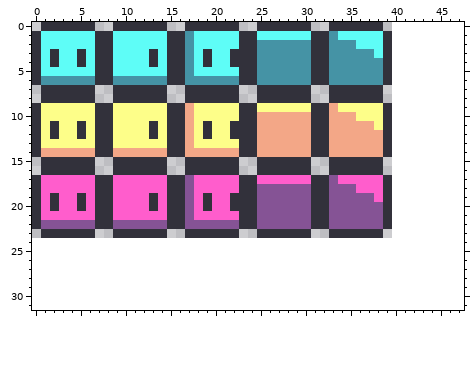
Edited in one commit: pixel-art sprite (Assets/Entities/player.png). This is how it looked before the edit.
The file is 240x144 pixels, drawn in blocks of 6x6; one block is one cell here. The old version is drawn lined up with the new one, on the new canvas.
And afterwards:
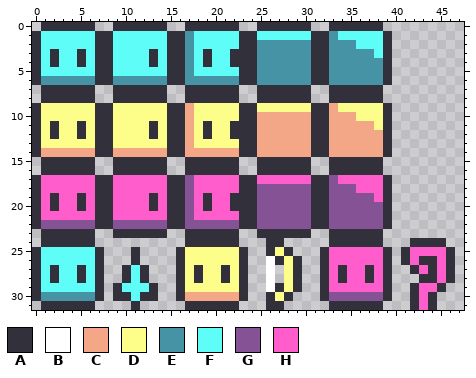
Palette (. is transparent): A #32313b  B #ffffff  C #f3a787  D #fdfe89  E #4593a5  F #5efdf7  G #855395  H #ff5dcc
The edit:
canvas 40x24 -> 48x32
y 24: x 1..6 ...... -> AAAAAA; x 17..22 ...... -> AAAAAA; x 26..27 .. -> AA; x 33..38 ...... -> AAAAAA; x 42..45 .... -> AAAA
y 25: x 0..7 ........ -> AFFFFFFA; x 11 . -> A; x 16..23 ........ -> ADDDDDDA; x 26..28 ... -> ADA; x 32..39 ........ -> AHHHHHHA; x 41..46 ...... -> AHHHHA
y 26: x 0..7 ........ -> AFFFFFFA; x 11 . -> A; x 16..23 ........ -> ADDDDDDA; x 26..29 .... -> BADA; x 32..39 ........ -> AHHHHHHA; x 41..46 ...... -> AHAAHA
y 27: x 0..7 ........ -> AFAFFAFA; x 10..12 ... -> AFA; x 16..23 ........ -> ADADDADA; x 26 . -> B; x 28..29 .. -> DA; x 32..39 ........ -> AHAHHAHA; x 42..46 ..... -> AHAHA
y 28: x 0..7 ........ -> AFAFFAFA; x 10..12 ... -> AFA; x 16..23 ........ -> ADADDADA; x 26 . -> B; x 28..29 .. -> DA; x 32..39 ........ -> AHAHHAHA; x 43..46 .... -> AAHA
y 29: x 0..7 ........ -> AFFFFFFA; x 9..13 ..... -> AFFFA; x 16..23 ........ -> ADDDDDDA; x 26..29 .... -> BADA; x 32..39 ........ -> AHHHHHHA; x 42..45 .... -> AHHA
y 30: x 0..7 ........ -> AEEEEEEA; x 9..13 ..... -> AAFAA; x 16..23 ........ -> ACCCCCCA; x 26..28 ... -> ADA; x 32..39 ........ -> AGGGGGGA; x 42..44 ... -> AHA
y 31: x 1..6 ...... -> AAAAAA; x 11 . -> A; x 17..22 ...... -> AAAAAA; x 26..27 .. -> AA; x 33..38 ...... -> AAAAAA; x 42..44 ... -> AHA
Changed places in both pictures, as pixel boxes (x1, y1, x2, y2):
added: (32, 238, 455, 310)
